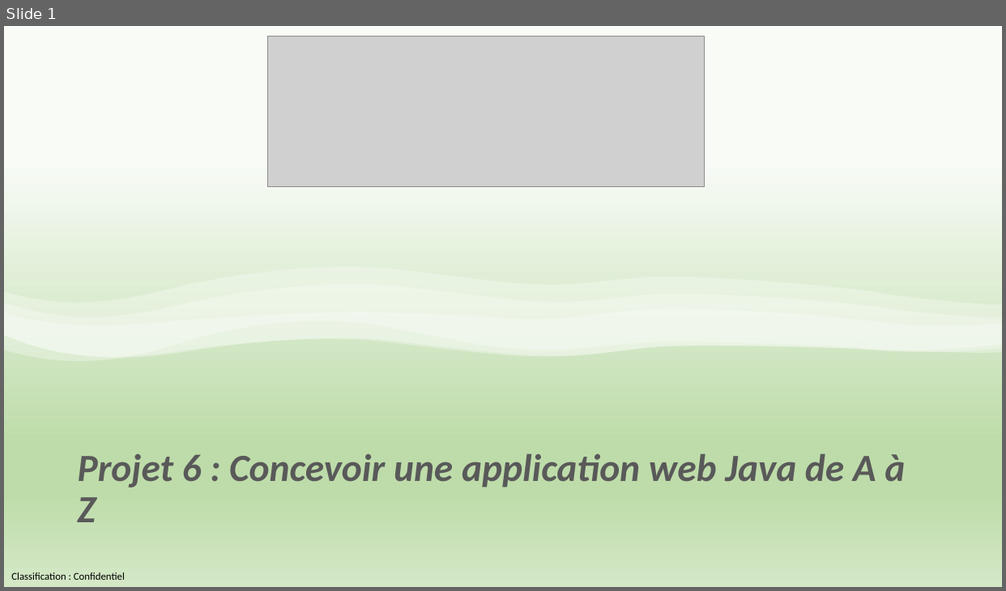
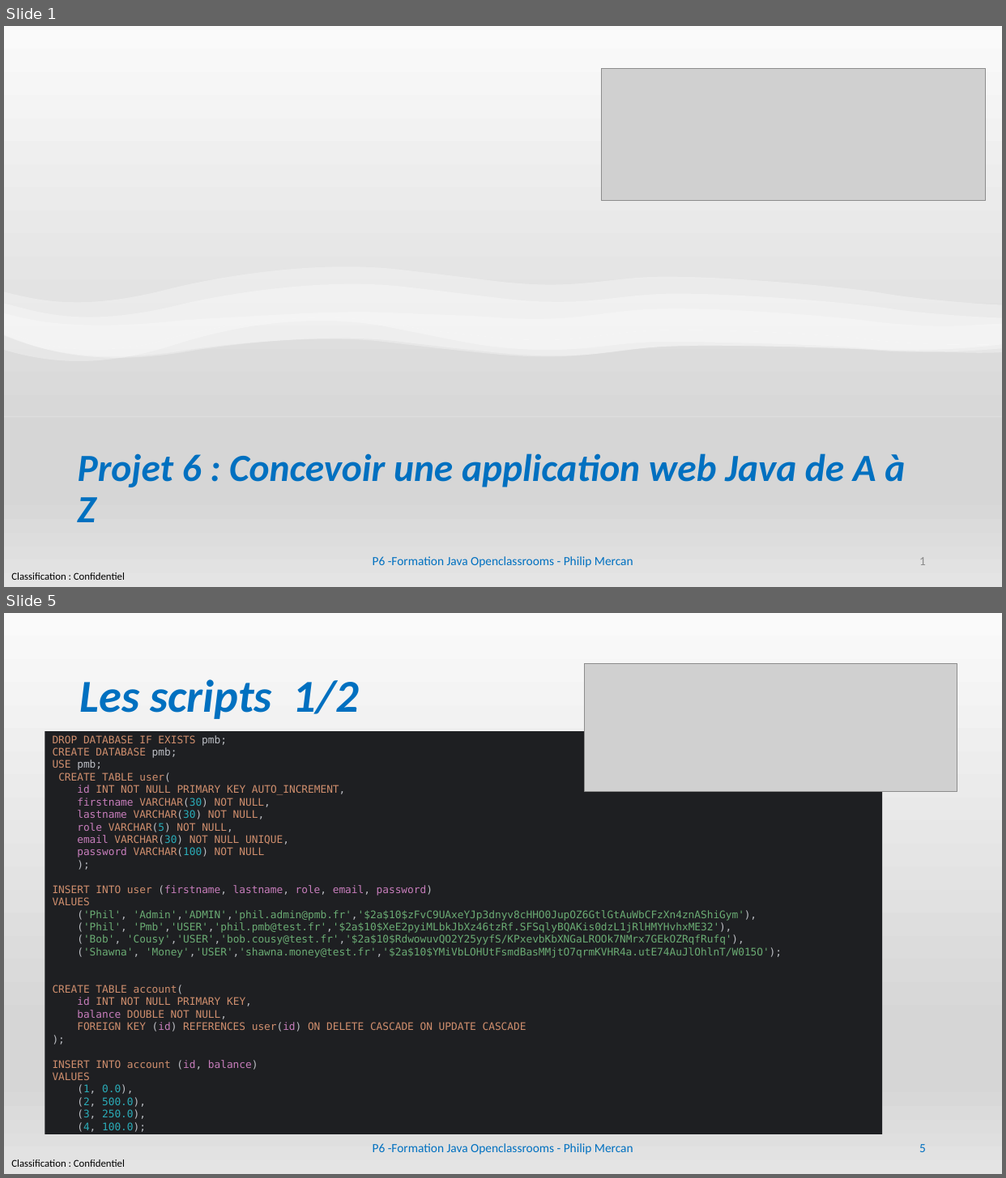
Before and after one commit to PhilAuto83/PayMyBuddy-PM, a slide deck: Mercan_Philip_5_slides_032024.pptx. Shown one above the other, each under a label of ours: slide 1 before the commit, slides 1 and 5 after it; the slides between them are not shown. The pictures are 1006x591 and 1006x1178 pixels, drawn with LibreOffice and Linux fonts; fonts in the diff are those of the drawing; grey boxes stand for pictures. Boxes give left, top, right and bottom in pixels: in the first picture for what was removed or moved away, otherwise in the second. Text is boxed around its words. In the diff, an @@ line names an element or a change of style, - is before the commit and + after.

```diff
--- a/Mercan_Philip_5_slides_032024.pptx
+++ b/Mercan_Philip_5_slides_032024.pptx
@@ slide 5 added at (4, 613, 1002, 1174), background gradient #FAFAFA to #D7D7D7 to #E4E4E4; not listed: 1 template element that a slide beside it also shows @@
@@ title added at (80, 679, 360, 719), 44 pt, text #0070C0, bold, italic @@
+Les scripts 1/2
@@ picture added at (585, 664, 957, 792) @@
@@ text added at (53, 735, 782, 1132), 10 pt, text #6AAB73 @@
+DROP DATABASE IF EXISTS pmb;
+CREATE DATABASE pmb;
+USE pmb;
+CREATE TABLE user(
+id INT NOT NULL PRIMARY KEY AUTO_INCREMENT,
+firstname VARCHAR(30) NOT NULL,
+lastname VARCHAR(30) NOT NULL,
+role VARCHAR(5) NOT NULL,
+email VARCHAR(30) NOT NULL UNIQUE,
+password VARCHAR(100) NOT NULL
+);
+INSERT INTO user (firstname, lastname, role, email, password)
+VALUES
+('Phil', 'Admin','ADMIN','phil.admin@pmb.fr','$2a$10$zFvC9UAxeYJp3dnyv8cHHO0JupOZ6GtlGtAuWbCFzXn4znAShiGym'),
+('Phil', 'Pmb','USER','phil.pmb@test.fr','$2a$10$XeE2pyiMLbkJbXz46tzRf.SFSqlyBQAKis0dzL1jRlHMYHvhxME32'),
+('Bob', 'Cousy','USER','bob.cousy@test.fr','$2a$10$RdwowuvQO2Y25yyfS/KPxevbKbXNGaLROOk7NMrx7GEkOZRqfRufq'),
+('Shawna', 'Money','USER','shawna.money@test.fr','$2a$10$YMiVbLOHUtFsmdBasMMjtO7qrmKVHR4a.utE74AuJlOhlnT/W015O');
+CREATE TABLE account(
+id INT NOT NULL PRIMARY KEY,
+balance DOUBLE NOT NULL,
+FOREIGN KEY (id) REFERENCES user(id) ON DELETE CASCADE ON UPDATE CASCADE
+);
+INSERT INTO account (id, balance)
+VALUES
+(1, 0.0),
+(2, 500.0),
+(3, 250.0),
+(4, 100.0);
@@ text added at (373, 1144, 633, 1155), 12 pt, text #0070C0 @@
+P6 -Formation Java Openclassrooms - Philip Mercan
@@ page number added at (919, 1144, 926, 1152), 12 pt, text #0070C0 @@
+5
@@ slide 1 changed as well @@
@@ background gradient #F8FBF6 to #BEDCAA to #D4E8C6 to gradient #FAFAFA to #D7D7D7 to #E4E4E4 @@
@@ picture: place and size @@
-picture at (267, 37, 704, 187)
+picture at (602, 69, 986, 201)
@@ freeform shape at (4, 318, 1002, 416): fill gradient #F8FBF6 to #BEDCAA to #D4E8C6 to gradient #FAFAFA to #D7D7D7 to #E4E4E4 @@
@@ title "Projet 6 : Concevoir une ..." at (78, 454, 905, 523): text colour #595959 to #0070C0 @@
@@ text added at (373, 557, 633, 568), 12 pt, text #0070C0 @@
+P6 -Formation Java Openclassrooms - Philip Mercan
@@ page number added at (919, 557, 926, 565), 12 pt, text #8C8C8C @@
+1
```
Also in this commit, not shown: 11 other slides added, 2 other files.
